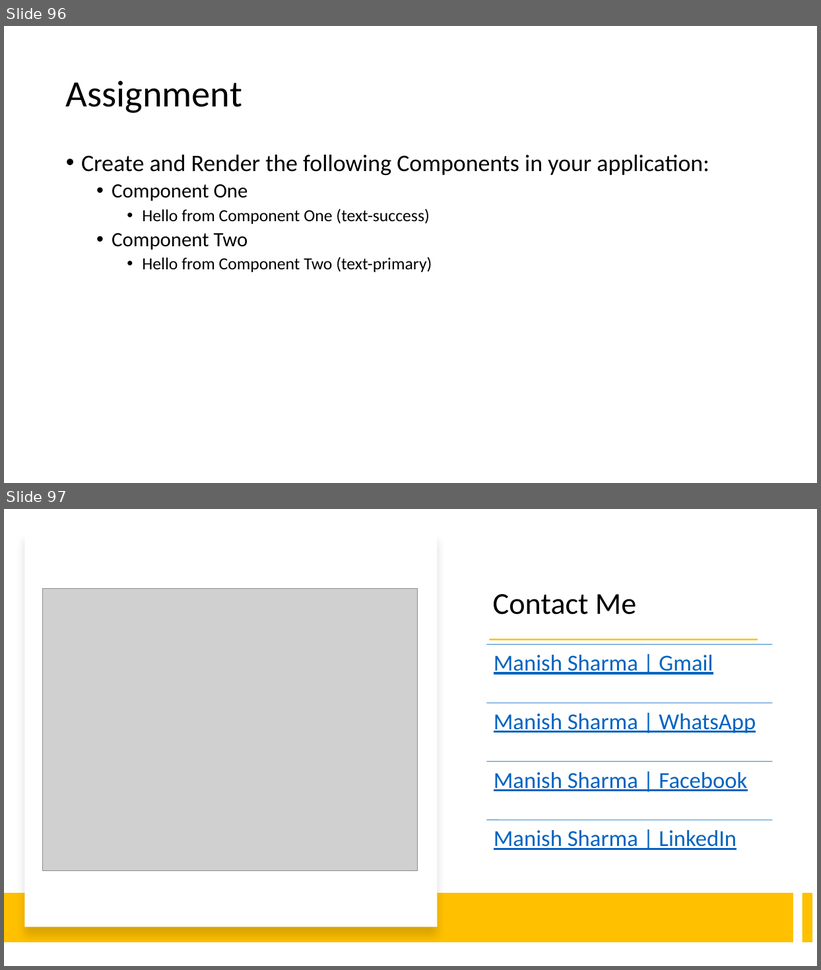
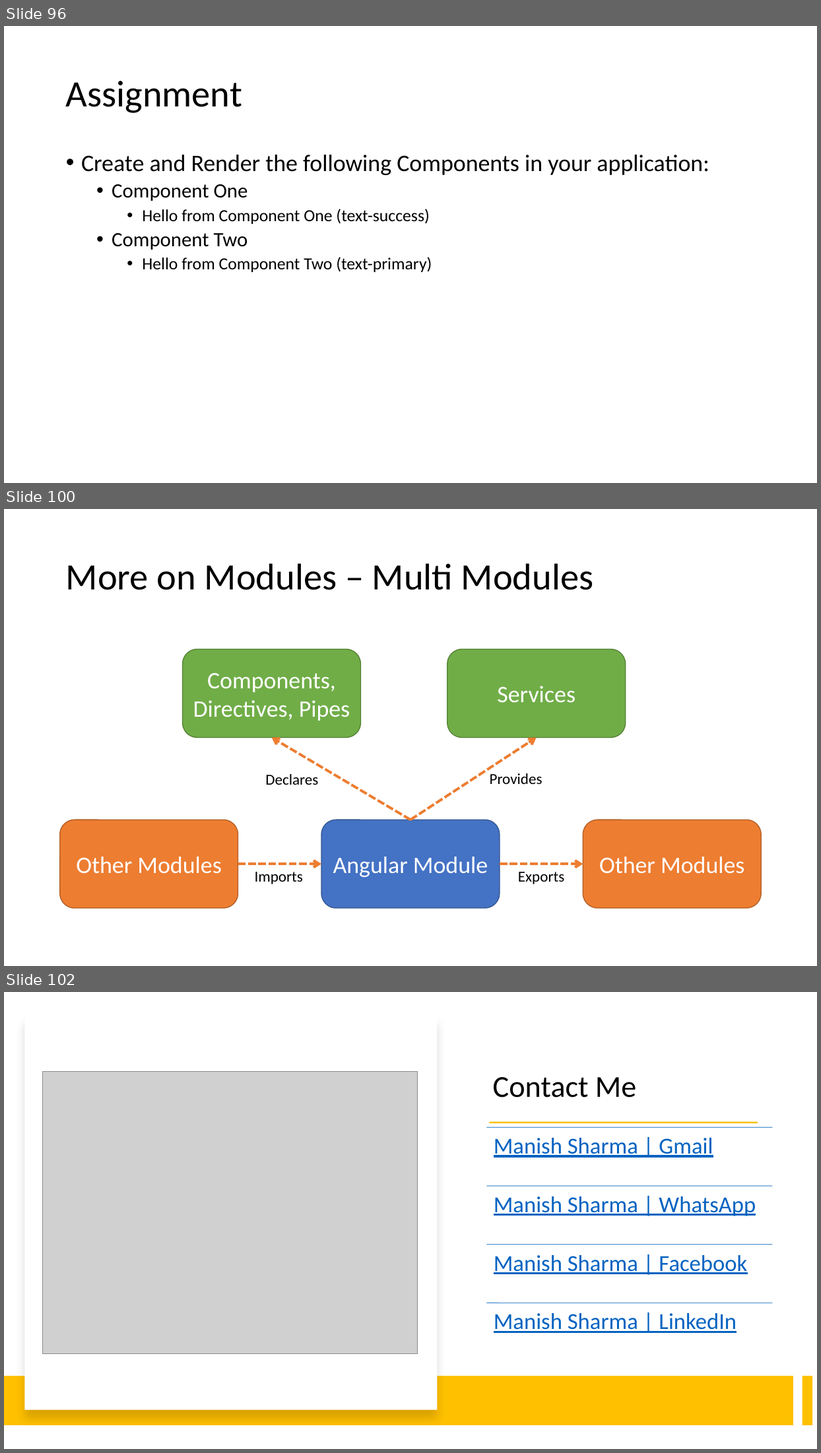
Before and after one commit to explore-with-manish/BFL_Byte_Jul23, a slide deck: Ng-Byte.pptx. Shown one above the other, each under a label of ours: slides 96 and 97 before the commit, slides 96, 100 and 102 after it; the slides between them are not shown. The pictures are 821x970 and 821x1453 pixels, drawn with LibreOffice and Linux fonts; fonts in the diff are those of the drawing; grey boxes stand for pictures. Boxes give left, top, right and bottom in pixels: in the first picture for what was removed or moved away, otherwise in the second. Text is boxed around its words. In the diff, an @@ line names an element or a change of style, - is before the commit and + after.

```diff
--- a/Ng-Byte.pptx
+++ b/Ng-Byte.pptx
@@ slide 100 added at (4, 509, 817, 966), background #FFFFFF @@
@@ title added at (66, 563, 593, 590), 44 pt, text #000000 @@
+More on Modules – Multi Modules
@@ rounded rectangle added at (183, 650, 361, 738), fill #70AD47, outline #538035 1 pt, 28 pt, text #FFFFFF @@
+Components, Directives, Pipes
@@ rounded rectangle added at (448, 650, 626, 738), fill #70AD47, outline #538035 1 pt, 28 pt, text #FFFFFF @@
+Services
@@ arrow added from (411, 820) to (272, 738), #ED7D31 3 pt dashed @@
@@ arrow added from (411, 820) to (537, 738), #ED7D31 3 pt dashed @@
@@ text added at (265, 774, 318, 785), 18 pt, text #000000 @@
+Declares
@@ text added at (490, 774, 543, 784), 18 pt, text #000000 @@
+Provides
@@ rounded rectangle added at (60, 820, 238, 908), fill #ED7D31, outline #AF5C24 1 pt, 28 pt, text #FFFFFF @@
+Other Modules
@@ rounded rectangle added at (322, 820, 500, 908), fill #4472C4, outline #325491 1 pt, 28 pt, text #FFFFFF @@
+Angular Module
@@ rounded rectangle added at (583, 820, 762, 908), fill #ED7D31, outline #AF5C24 1 pt, 28 pt, text #FFFFFF @@
+Other Modules
@@ arrow added from (238, 864) to (322, 864), #ED7D31 3 pt dashed @@
@@ arrow added from (500, 864) to (583, 864), #ED7D31 3 pt dashed @@
@@ text added at (255, 872, 303, 885), 18 pt, text #000000 @@
+Imports
@@ text added at (518, 872, 564, 885), 18 pt, text #000000 @@
+Exports
@@ what was slide 97 is now slide 102 @@
```
Also in this commit, not shown: 4 other slides added, 21 other files.
